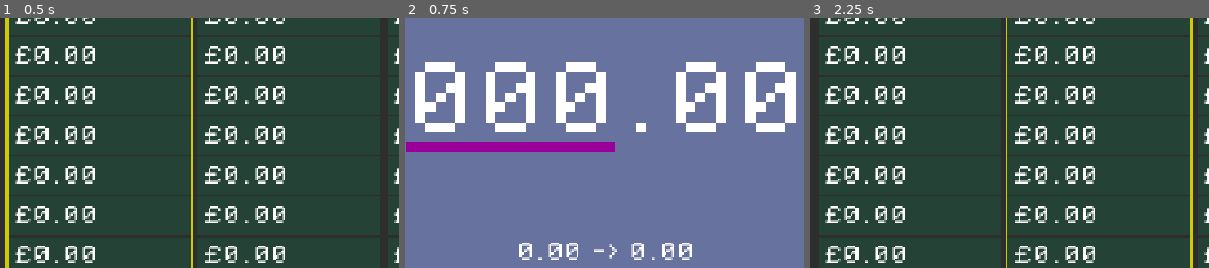
Above: before the commit, frames 1-3 (left to right).
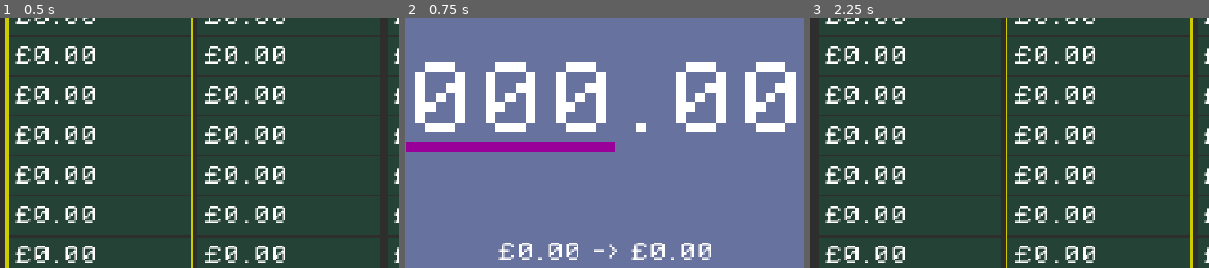
Above: after the commit, the same moments.

Repository: phrasmotica/budget-visualiser
Game: Godot game, scene res://scenes/ui/spreadsheet_ui/spreadsheet_ui.tscn
Two runs of this game, one before a commit and one after it. Both use one fixed random seed, a clock stepped at 60 frames per second and the inputs below.
Inputs (mouse positions are % of the whole screen's width and height, from its top left):
- Up to frame 1 (0.5 s): no input
- Up to frame 2 (0.75 s): tap Enter (ui_accept) at 0.5 s; move the mouse to (72, 45) at 0.52 s; hold Right (ui_right) from 0.53 s (still down); tap Shift (bulk_modifier) at 0.6 s; click (72, 45) at 0.67 s
- Up to frame 3 (2.25 s): tap Enter (ui_accept) at 0.77, 1.25, 2 s; release Right (ui_right) at 1.25 s; drag from (30, 55) to (45, 70) at 1.27 s; move the mouse to (60, 28) at 2.02 s; hold Right (ui_right) from 2.03 s (still down); tap Z at 2.1 s
The pictures show only the part of the screen within x 39-89%, y 34-84%; the shares and areas given below are measured in that part.

Frame 1 is identical in both runs. In frame 2, 0.9% of the frame differs, in the area x 23-77%, y 90-97%; in frame 3, nothing differs.

Commit message:
Create centralised functions for displaying currency amounts

Diff:
--- a/scenes/ui/amount_entry_modal/states/amount_entry_modal_state_shown.gd
+++ b/scenes/ui/amount_entry_modal/states/amount_entry_modal_state_shown.gd
@@ -36,7 +36,11 @@
 	set_amounts_caption(starting_amount, preview_amount)
 
 func set_amounts_caption(starting_amount: float, preview_amount: float) -> void:
-	_appearance.set_caption("%.2f -> %.2f" % [starting_amount, preview_amount])
+	var caption := Strings.curr_map(
+		"%s -> %s",
+		[starting_amount, preview_amount])
+
+	_appearance.set_caption(caption)
 
 func _process(_delta: float) -> void:
 	if Input.is_action_just_released("ui_focus_next"):
@@ -65,7 +69,7 @@
 func _finish() -> void:
 	var final_amount := _totaller.compute_total()
 
-	print("Final amount: %.2f" % final_amount)
+	print("Final amount: %s" % Strings.curr(final_amount))
 
 	AmountEvents.emit_entry_finished(final_amount)
 
--- a/scenes/ui/month_grid/cell_manager.gd
+++ b/scenes/ui/month_grid/cell_manager.gd
@@ -30,11 +30,13 @@
 			cells[i].undim()
 
 func inject_amount(amount: float) -> void:
-	print("Injecting %.2f into cell manager" % amount)
+	var currency := Strings.curr(amount)
+
+	print("Injecting %s into cell manager" % currency)
 
 	for c in cells:
 		if c.is_highlighted():
-			print("Injecting %.2f into cell %s" % [amount, c.name])
+			print("Injecting %s into cell %s" % [currency, c.name])
 			c.inject_amount(amount)
 
 func inject_transactions(transactions: Array[BudgetTransaction]) -> void:
--- a/scenes/ui/recent_transactions/recent_transactions.gd
+++ b/scenes/ui/recent_transactions/recent_transactions.gd
@@ -49,7 +49,7 @@
 		.map(func(t: BudgetTransaction): return t.amount) \
 		.reduce(Math.sum, 0.0)
 
-	total_label.text = "%.2f" % total_amount
+	total_label.text = Strings.curr(total_amount)
 
 func _get_transactions() -> Array[BudgetTransaction]:
 	var budget_data := BudgetProvider.get_budget_data()
@@ -68,5 +68,5 @@
 	return recent_transactions \
 		.slice(0, visible_count) \
 		.map(func(t: BudgetTransaction): return t.amount) \
-		.map(func(f: float): return "%.2f" % f) \
+		.map(Strings.curr) \
 		.reduce(Strings.join("\n"))
--- a/scenes/ui/spreadsheet_ui/states/spreadsheet_ui_state_idle.gd
+++ b/scenes/ui/spreadsheet_ui/states/spreadsheet_ui_state_idle.gd
@@ -35,22 +35,22 @@
 		BudgetProvider.add_transaction(category, month, entered_amount)
 
 func _on_transaction_added(transaction: BudgetTransaction) -> void:
-	print("New transaction: %s %s, £%.2f" % [
+	print("New transaction: %s %s, %s" % [
 		transaction.month.name,
 		transaction.category.name,
-		transaction.amount,
+		Strings.curr(transaction.amount),
 	])
 
 	var month := transaction.month
 	var budget_data := BudgetProvider.get_budget_data()
 
-	print("%s Total: £%.2f" % [
+	print("%s Total: %s" % [
 		month.name,
-		budget_data.compute_month_expenditure(month)
+		Strings.curr(budget_data.compute_month_expenditure(month))
 	])
 
 func _on_budget_changed(data: BudgetData) -> void:
-	print("Grand Total: £%.2f" % data.compute_total_expenditure())
+	print("Grand Total: %s" % Strings.curr(data.compute_total_expenditure()))
 
 	_year_grid.update_budget(data)
 
--- a/scripts/strings.gd
+++ b/scripts/strings.gd
@@ -5,3 +5,9 @@
 		func(a: String, b: String) -> String:
 			return a + delimiter + b
 	)
+
+static func curr(amount: float) -> String:
+	return "£%.2f" % amount
+
+static func curr_map(format: String, amounts: Array[float]) -> String:
+	return format % amounts.map(curr)
